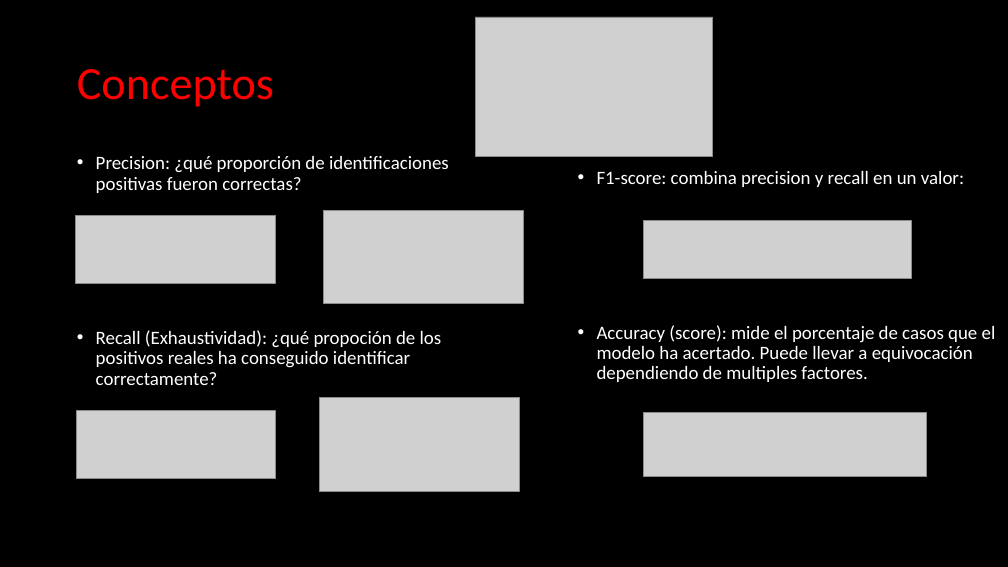
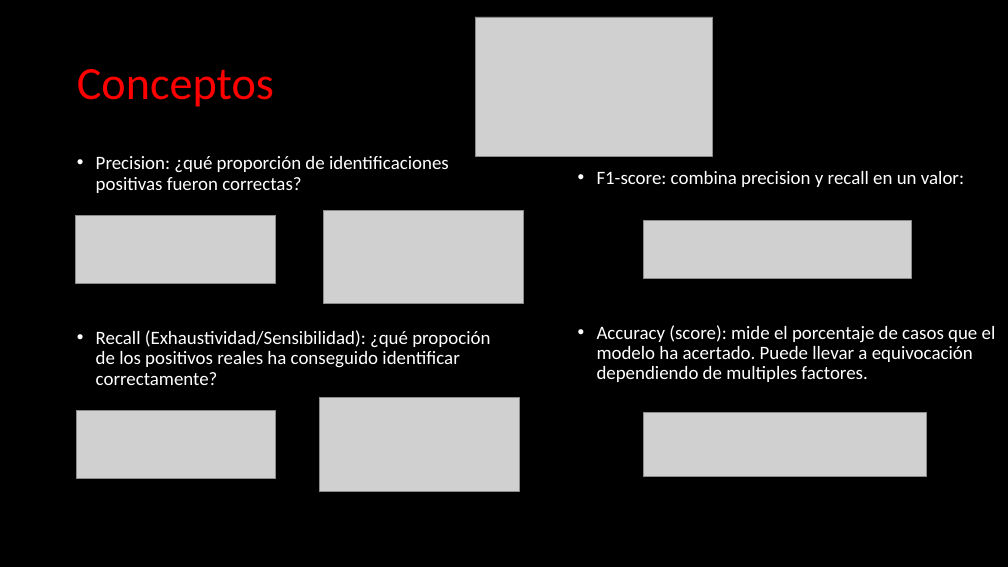
Before and after one commit to SoniaCobPac/the_bridge_bootcamp, a slide deck: slide 5 of week9_ML_svm_poly_norm/day5_ml_concepts_trees_ensembles/ml_concepts/Machine Learning - Concepts v2.pptx. Drawn at 1008x567 pixels with LibreOffice and Linux fonts; fonts in the diff are those of the drawing; grey boxes stand for pictures. Boxes give left, top, right and bottom in pixels: in the first picture for what was removed or moved away, otherwise in the second. Text is boxed around its words. In the diff, an @@ line names an element or a change of style, - is before the commit and + after.

```diff
--- a/week9_ML_svm_poly_norm/day5_ml_concepts_trees_ensembles/ml_concepts/Machine Learning - Concepts v2.pptx
+++ b/week9_ML_svm_poly_norm/day5_ml_concepts_trees_ensembles/ml_concepts/Machine Learning - Concepts v2.pptx
@@ text at [96,330,490,385]: text changed @@
-• Recall (Exhaustividad): ¿qué propoción de los positivos reales ha conseguido identificar correctamente?
+• Recall (Exhaustividad/Sensibilidad): ¿qué propoción de los positivos reales ha conseguido identificar correctamente?
```
Also in this commit, not shown: 7 other files.
